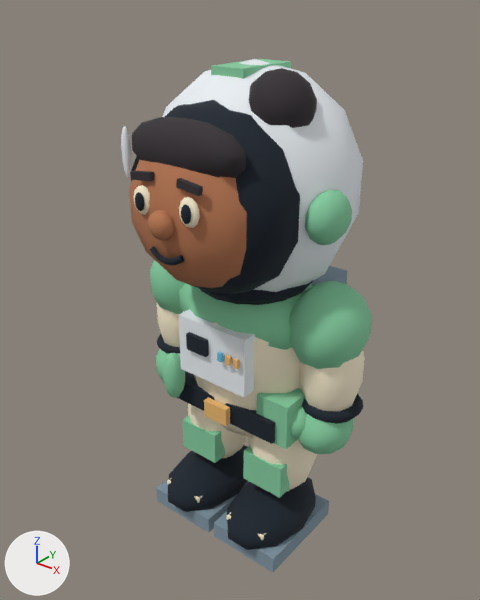
The glTF model public/assets/models/crew-ria.glb: old version first, new version second.
Camera for both pictures: a 50 mm lens placed at (1.92, -2.51, 2.9), pointed at (-0.02, -0.08, 1.39). The lights are fixed; the arrows at lower left show +X, +Y and +Z. The older version comes first. Where no turn or scale is listed for an object, it has been applied to the vertices. Vertices at exactly the same position are counted once.

Names of what the first picture shows: 'boot', 'boot.001', 'chest-panel', 'eye', 'eye-white', 'face', 'hair-bun', 'hairline', 'helmet-crown', 'helmet-hinge.001', 'helmet-shell', 'pressure-suit', 'shoulder-yoke', 'shoulder.001', 'visor-gasket' and 32 more.
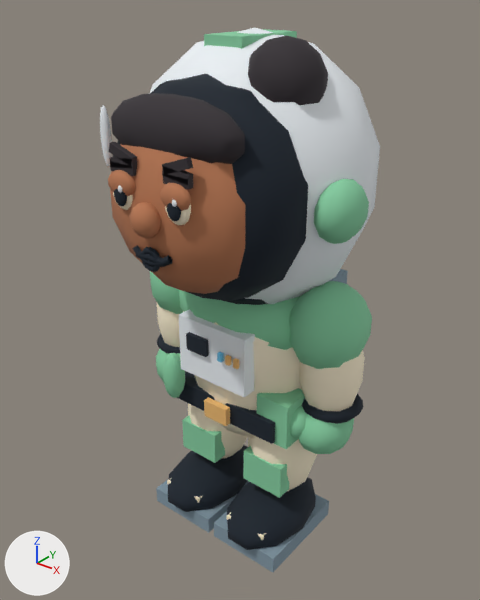
ob_head is not drawn itself; it is the parent of ob_helmet_shell, ob_visor_gasket, ob_face, ob_nose, ob_eye_white, ob_eye, ob_brow, ob_eye_white_001.

The change, as a diff of the scene's bpy script:
```diff
--- a/public/assets/models/crew-ria.glb.py
+++ b/public/assets/models/crew-ria.glb.py
@@ me_mesh_54 @@
 # used by ob_helmet_crown; parent = ob_head; location = (0.0, -0.02, 0.53); scale = (0.18, 0.35, 0.045)
-me_mesh_54.from_pydata(...)  # 8 vertices, 12 faces; spans x -0.5..0.5, y -0.5..0.5, z -0.5..0.5
-me_mesh_54.vertices[0].co = (0.5, -0.5, 0.5)
-me_mesh_54.vertices[1].co = (0.5, 0.5, 0.5)
-me_mesh_54.vertices[2].co = (0.5, -0.5, -0.5)
-me_mesh_54.vertices[3].co = (0.5, 0.5, -0.5)
-me_mesh_54.vertices[4].co = (-0.5, 0.5, 0.5)
-me_mesh_54.vertices[5].co = (-0.5, -0.5, 0.5)
-me_mesh_54.vertices[6].co = (-0.5, 0.5, -0.5)
-me_mesh_54.vertices[7].co = (-0.5, -0.5, -0.5)
-me_mesh_54.materials.append(mat_material_1)  # green #86cda1
+me_mesh_54.from_pydata(...)  # 8 vertices, 12 faces; spans x -0.071..0.071, y -0.014..0.014, z -0.041..0.041
+# me_mesh_54 part 1
+me_mesh_54.vertices[0].co = (0.071, -0.014, -0.003)
+me_mesh_54.vertices[1].co = (0.071, 0.014, -0.003)
+me_mesh_54.vertices[2].co = (0.059, -0.014, -0.041)
+me_mesh_54.vertices[3].co = (0.059, 0.014, -0.041)
+me_mesh_54.vertices[4].co = (-0.059, 0.014, 0.041)
+me_mesh_54.vertices[5].co = (-0.059, -0.014, 0.041)
+me_mesh_54.vertices[6].co = (-0.071, 0.014, 0.003)
+me_mesh_54.vertices[7].co = (-0.071, -0.014, 0.003)
+me_mesh_54.materials.append(mat_material_8)  # dark grey #332d32
@@ me_mesh_55_1 @@
+me_mesh_55_1.from_pydata([(0.0587, -0.0137, 0.0409), (0.0587, 0.0137, 0.0409), (0.0712, -0.0137, 0.0026), (0.0712, 0.0137, 0.0026), (-0.0712, 0.0137, -0.0026), (-0.0712, -0.0137, -0.0026), (-0.0587, 0.0137, -0.0409), (-0.0587, -0.0137, -0.0409)], [], [(0, 2, 1), (2, 3, 1), (4, 6, 5), (6, 7, 5), (4, 5, 1), (5, 0, 1), (7, 6, 2), (6, 3, 2), (5, 7, 0), (7, 2, 0), (1, 3, 4), (3, 6, 4)])
+me_mesh_55_1.materials.append(mat_material_8)  # dark grey #332d32
@@ ob_head @@
 ob_head.parent = ob_crew_ria
-ob_head.location = (0.0, 0.0, 1.97)
+ob_head.location = (0.0, 0.0, 2.02)
+ob_head.scale = (1.14, 1.14, 1.14)
@@ ob_eye_white @@
 ob_eye_white.location = (-0.135, -0.606, 0.04)
-ob_eye_white.scale = (0.055, 0.025, 0.065)
+ob_eye_white.scale = (0.062, 0.025, 0.072)
@@ ob_eye @@
 ob_eye.parent = ob_head
-ob_eye.location = (-0.13, -0.63, 0.04)
-ob_eye.scale = (0.027, 0.015, 0.041)
+ob_eye.location = (-0.13, -0.63, 0.035)
+ob_eye.scale = (0.032, 0.015, 0.046)
@@ ob_mouth_001 @@
+ob_mouth_001 = bpy.data.objects.new('mouth.001', me_mesh_61)  # 36 vertices, 64 faces; spans x -0.085..0.085, y -0.728..-0.683, z -0.236..-0.189; in mat_material_3 (black #101d2a)
+ob_mouth_001.location = (0.0, 0.0, 2.04)
@@ ob_eyelid_001 @@
+ob_eyelid_001 = bpy.data.objects.new('eyelid.001', me_mesh_60)  # 68 vertices, 120 faces; spans x -0.078..0.078, y -0.032..0.032, z -0.058..0.058; in mat_material_7 (orange #b97853)
+ob_eyelid_001.location = (0.154, -0.701, 2.121)
@@ ob_eyelid @@
+ob_eyelid = bpy.data.objects.new('eyelid', me_mesh_60.copy())
+ob_eyelid.location = (-0.154, -0.701, 2.121)
@@ ob_brow_005 @@
+ob_brow_005 = bpy.data.objects.new('brow.005', me_mesh_58)  # a box spanning x -0.0684..0.0684, y -0.0137..0.0137, z -0.0201..0.0201; in mat_material_8 (dark grey #332d32)
+ob_brow_005.location = (0.154, -0.684, 2.184)
@@ ob_brow_004 @@
+ob_brow_004 = bpy.data.objects.new('brow.004', me_mesh_58.copy())
+ob_brow_004.location = (-0.154, -0.684, 2.184)
@@ ob_mouth_o @@
+ob_mouth_o = bpy.data.objects.new('mouth-o', me_mesh_56_1)  # 102 vertices, 160 faces; spans x -0.0559..0.0559, y -0.0152..0.0152, z -0.0564..0.0564; in mat_material_3 (black #101d2a)
+ob_mouth_o.location = (0.0, -0.707, 1.821)
@@ ob_brow_003 @@
+ob_brow_003 = bpy.data.objects.new('brow.003', me_mesh_55_1)
+ob_brow_003.location = (0.154, -0.684, 2.242)
@@ ob_brow_002 @@
+ob_brow_002 = bpy.data.objects.new('brow.002', me_mesh_54)
+ob_brow_002.location = (-0.154, -0.684, 2.242)
```

Boxes [x1, y1, x2, y2] around the edits, measured in the pictures (480 x 600 px; the box of a moved part takes in the faces that stretch with it):
'helmet-shell', moved, rescaled (15% wider, 18% taller)
    before: [162, 59, 363, 292]
    after: [149, 28, 380, 304]
'visor-gasket', moved, rescaled (15% wider, 17% taller)
    before: [130, 100, 300, 294]
    after: [113, 74, 308, 301]
'face', moved, rescaled (14% wider, 16% taller)
    before: [129, 159, 247, 288]
    after: [110, 144, 245, 294]
'hairline', moved, rescaled (17% wider, 16% taller)
    before: [132, 117, 246, 178]
    after: [111, 93, 245, 164]
'hair-bun', moved, rescaled (17% wider, 16% taller)
    before: [249, 68, 317, 128]
    after: [248, 35, 328, 105]
'helmet-hinge.001', moved, rescaled (17% wider, 18% taller)
    before: [305, 190, 352, 245]
    after: [314, 179, 369, 244]
'helmet-crown', recoloured, reshaped, moved, rescaled (16% wider)
    before: [211, 59, 291, 79]
    after: [204, 29, 297, 49]
'nose', moved, rescaled (18% wider, 19% taller)
    before: [148, 210, 175, 240]
    after: [129, 202, 161, 238]
'visor-highlight', moved, rescaled (18% wider, 17% taller)
    before: [121, 126, 131, 179]
    after: [100, 105, 112, 167]
'eyelid.001', added (orange)
    after: [160, 183, 191, 211]
'eye-white.001', moved, rescaled
    before: [179, 197, 200, 228]
    after: [165, 204, 191, 225]
'eyelid', added (orange)
    after: [108, 170, 135, 196]
'brow.001', moved, rescaled
    before: [176, 178, 203, 196]
    after: [162, 167, 193, 185]
'mouth', moved, rescaled (20% wider, 21% taller)
    before: [150, 247, 184, 265]
    after: [132, 245, 173, 267]
'brow', moved, rescaled (12% wider, 17% taller)
    before: [130, 170, 155, 181]
    after: [109, 156, 137, 169]
'eye-white', moved, rescaled
    before: [133, 185, 150, 215]
    after: [113, 192, 133, 210]
'eye.001', moved, rescaled
    before: [181, 205, 191, 224]
    after: [167, 203, 181, 221]
'brow.002', added
    after: [109, 142, 137, 167]
'brow.003', added
    after: [162, 157, 193, 175]
'eye', moved, rescaled
    before: [135, 192, 145, 211]
    after: [114, 189, 127, 206]
'mouth-o', added
    after: [141, 247, 160, 272]
'brow.005', added
    after: [163, 174, 193, 190]
'brow.004', added
    after: [110, 162, 137, 176]
'mouth.001', added
    after: [136, 251, 165, 267]
part 1 of me_mesh_54, moved or reshaped
    before: [211, 59, 291, 79]
    after: [109, 142, 137, 167]
